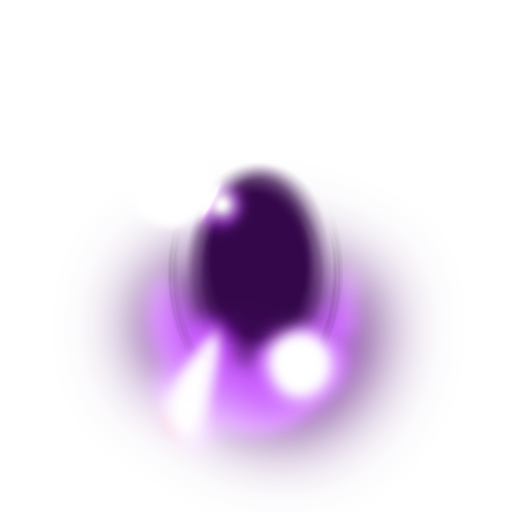
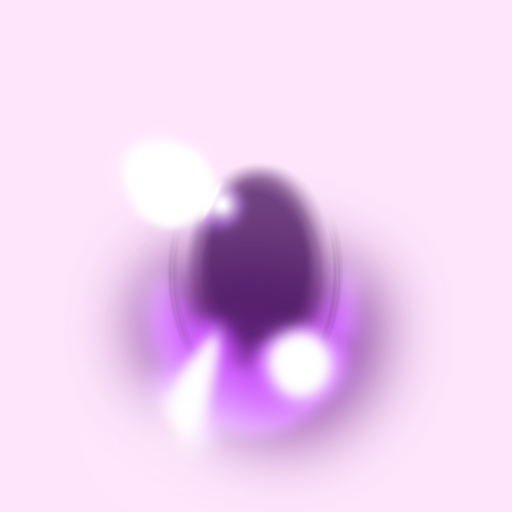
The second 512 × 512 image is a revision of the first. Changes to its layers:
added layer "レイヤー 9" (screen, 12%) in group "eye" over bbox(0, 0, 512, 512)
"瞳孔": opacity 100% → 80%, painted on it over bbox(182, 161, 333, 368)
